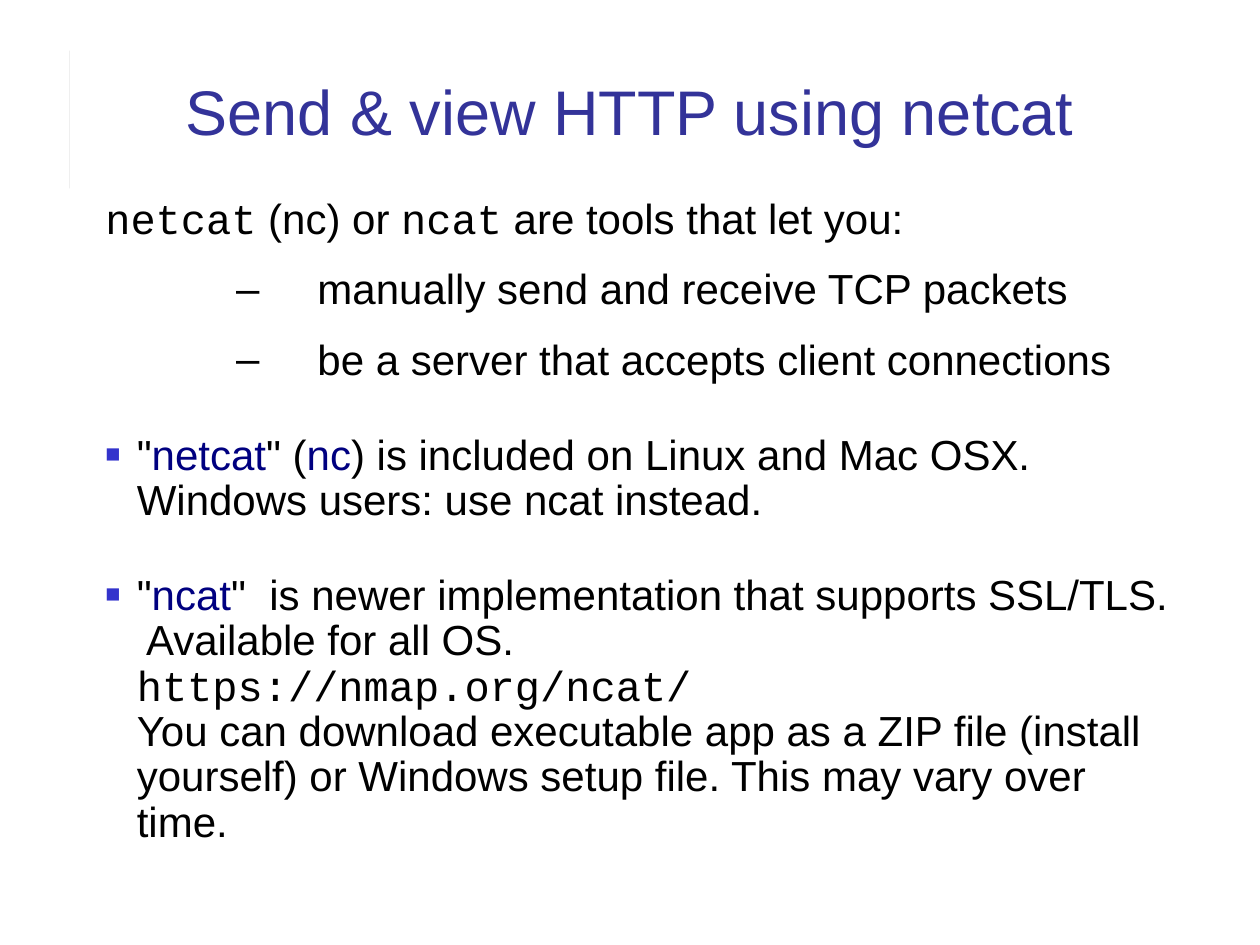
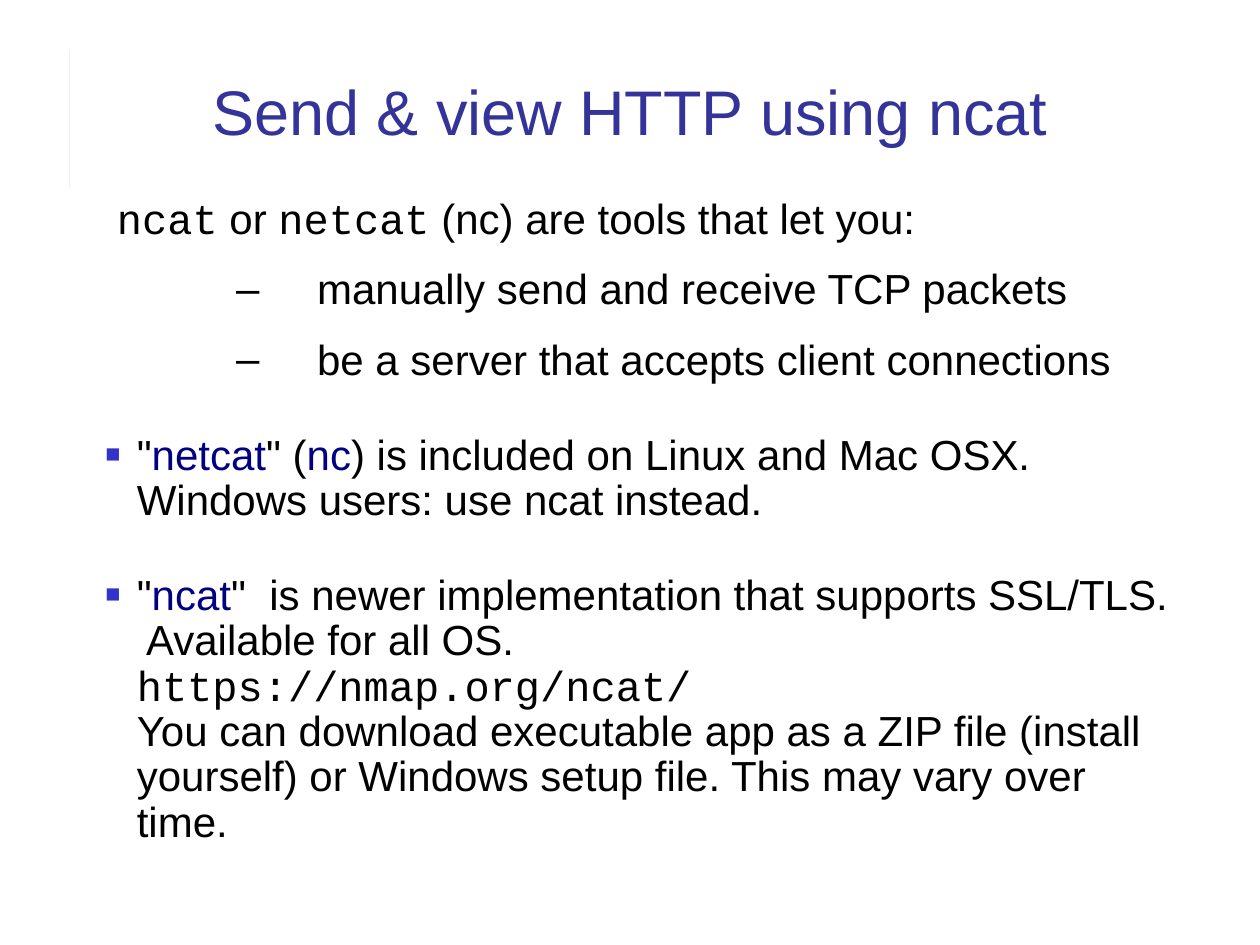
Before and after one commit to cpske/ISP, a slide deck: slide 3 of web/HTTP-in-Action.ppt. Drawn at 1260x945 pixels with LibreOffice and Linux fonts; fonts in the diff are those of the drawing. Boxes give left, top, right and bottom in pixels: in the first picture for what was removed or moved away, otherwise in the second. Text is boxed around its words. In the diff, an @@ line names an element or a change of style, - is before the commit and + after.

Commit message:
updates to HTTP exercise

```diff
--- a/web/HTTP-in-Action.ppt
+++ b/web/HTTP-in-Action.ppt
@@ title at (x1=212, y1=89, x2=1047, y2=147): text changed @@
-Send & view HTTP using netcat
+Send & view HTTP using ncat
@@ text at (x1=117, y1=203, x2=915, y2=243): text changed @@
-netcat (nc) or ncat are tools that let you:
+ncat or netcat (nc) are tools that let you:
```
Also in this commit, not shown: 11 other slides changed, 3 slides added, 3 other files.
